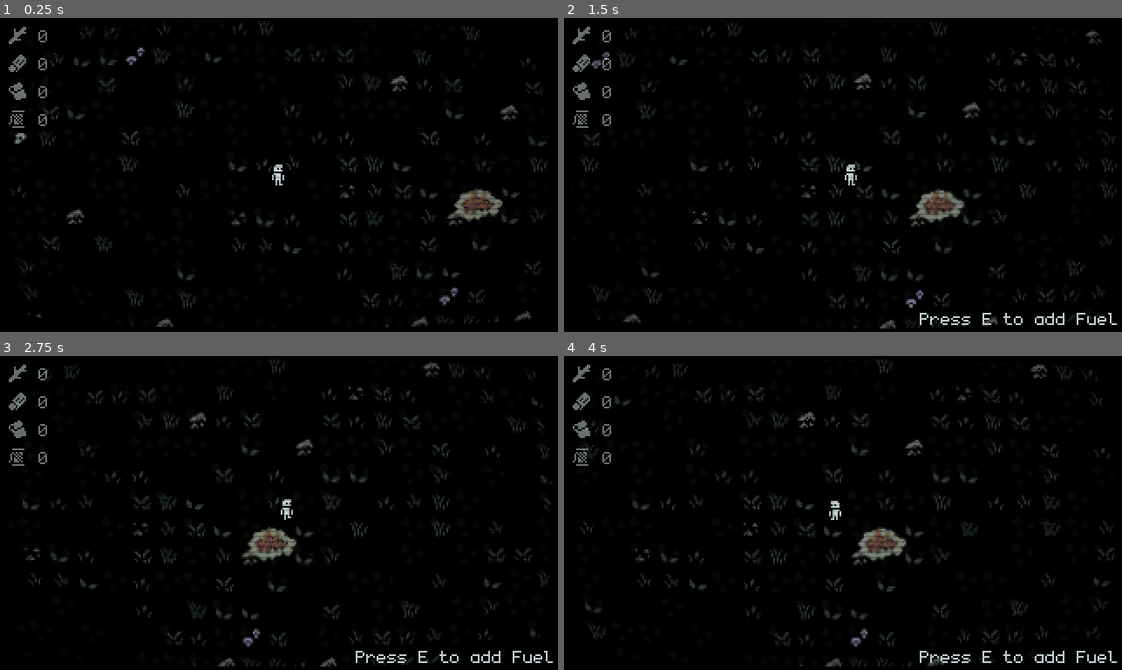
Above: before the commit, frames 1-4 (two rows, left to right).
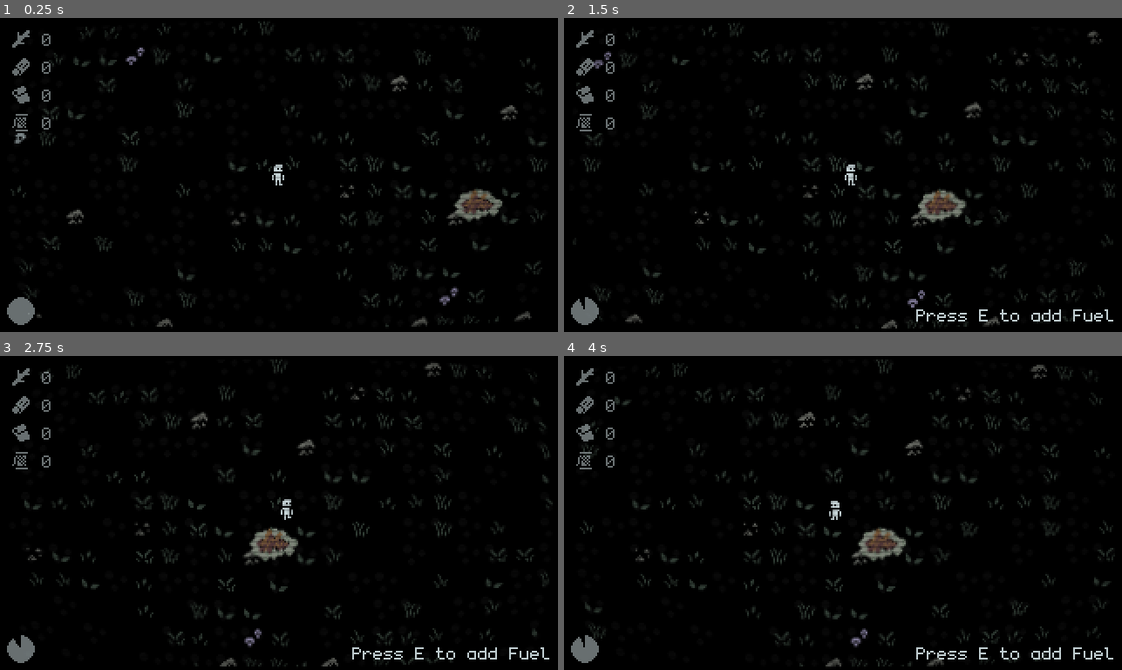
Above: after the commit, the same moments.

Repository: WirelessNine/Lone-Island
Game: Godot game, scene res://scenes/game/main.tscn
The game is run twice, just before and just after one commit, with the same random seed, the same clock (stepped at 60 frames per second) and the same inputs.
Inputs (mouse positions are in pixels of both pictures, inside the frame that each line leads up to):
- Up to frame 1 (0.25 s): no input
- Up to frame 2 (1.5 s): tap Enter (ui_accept) at 0.5, 0.77 s; move the mouse to (965, 159) at 0.52 s; hold D (right) 0.53-1.25 s; hold Shift (sprint) 0.53-1.25 s; click (965, 159) at 0.67 s; tap E (interact) at 1.25 s; drag from (731, 190) to (949, 200) at 1.27 s
- Up to frame 3 (2.75 s): tap E (interact) at 2 s; move the mouse to (334, 443) at 2.02 s; hold D (right) from 2.03 s (still down); hold Shift (sprint) from 2.03 s (still down)
- Up to frame 4 (4 s): release D (right) at 2.75 s; release Shift (sprint) at 2.75 s; tap E (interact) at 2.75, 3.5 s; drag from (815, 575) to (675, 465) at 2.77 s; move the mouse to (1010, 560) at 3.52 s; hold A (left) from 3.53 s (still down); hold Shift (sprint) from 3.53 s (still down); tap Alt at 3.6 s; tap Enter (ui_accept) at 3.77 s

The runs differ from the first frame. In frame 1, 0.9% of the frame differs, in the area x 1-10%, y 2-98%; in frame 2, 4.8%; in frame 3, 4.9%, in the area x 1-100%, y 1-99%; in frame 4, 1.4%.

Commit message:
Add stamina bar

Diff:
--- /dev/null
+++ b/resources/atlases/ui/sprint_progress.tres
@@ -0,0 +1,7 @@
+[gd_resource type="AtlasTexture" format=3 uid="uid://c11s2514vdqms"]
+
+[ext_resource type="Texture2D" uid="uid://brxqwial12me1" path="res://assets/ui.png" id="1_rhcf8"]
+
+[resource]
+atlas = ExtResource("1_rhcf8")
+region = Rect2(48, 16, 16, 16)
--- a/scenes/game/hud.gd
+++ b/scenes/game/hud.gd
@@ -7,9 +7,12 @@
 
 @onready var prompt_label: Label = %PromptLabel
 
+@onready var stamina_progress: TextureProgressBar = %Stamina
+
 
 func _ready() -> void:
 	Game.items_changed.connect(_on_items_changed)
+	Game.stamina_changed.connect(_on_stamina_changed)
 	Game.prompt_requested.connect(_on_prompt_requested)
 
 
@@ -23,3 +26,7 @@
 func _on_prompt_requested(prompt_visible: bool, text: String) -> void:
 	prompt_label.visible = prompt_visible
 	prompt_label.text = text
+
+
+func _on_stamina_changed(new_value: float) -> void:
+	stamina_progress.value = new_value
--- a/scenes/game/hud.tscn
+++ b/scenes/game/hud.tscn
@@ -3,6 +3,7 @@
 [ext_resource type="Script" uid="uid://b5bfclbxmukol" path="res://scenes/game/hud.gd" id="1_5645d"]
 [ext_resource type="Texture2D" uid="uid://brxqwial12me1" path="res://assets/ui.png" id="2_xu0sl"]
 [ext_resource type="LabelSettings" uid="uid://b86hciemkw0e0" path="res://resources/ui/label_settings.tres" id="3_8m1vl"]
+[ext_resource type="Texture2D" uid="uid://c11s2514vdqms" path="res://resources/atlases/ui/sprint_progress.tres" id="4_xu0sl"]
 
 [sub_resource type="AtlasTexture" id="AtlasTexture_6fi6k"]
 atlas = ExtResource("2_xu0sl")
@@ -26,10 +27,10 @@
 anchor_bottom = 1.0
 grow_horizontal = 2
 grow_vertical = 2
-theme_override_constants/margin_left = 2
-theme_override_constants/margin_top = 2
-theme_override_constants/margin_right = 2
-theme_override_constants/margin_bottom = 2
+theme_override_constants/margin_left = 4
+theme_override_constants/margin_top = 4
+theme_override_constants/margin_right = 4
+theme_override_constants/margin_bottom = 4
 script = ExtResource("1_5645d")
 metadata/_edit_lock_ = true
 
@@ -87,3 +88,13 @@
 text = "E to Pickup"
 label_settings = ExtResource("3_8m1vl")
 horizontal_alignment = 2
+
+[node name="Stamina" type="TextureProgressBar" parent="." unique_id=887055266]
+unique_name_in_owner = true
+modulate = Color(1, 1, 1, 0.54901963)
+layout_mode = 2
+size_flags_horizontal = 0
+size_flags_vertical = 8
+value = 79.0
+fill_mode = 4
+texture_progress = ExtResource("4_xu0sl")
--- a/scenes/world/player.gd
+++ b/scenes/world/player.gd
@@ -3,15 +3,33 @@
 
 const WALK_SPEED: float = 70.0
 const SPRINT_SPEED: float = 90.0
+const STAMINA_MULTIPLIER: float = 15.0
+
+var stamina: float = 100.0
+var is_exhausted: bool = false
 
 @onready var sprite: AnimatedSprite2D = %Sprite
 
 
-func _physics_process(_delta: float) -> void:
+func _physics_process(delta: float) -> void:
 	var input_vector: Vector2 = Input.get_vector(&"left", &"right", &"up", &"down")
 
 	var is_sprinting: bool = Input.is_action_pressed(&"sprint")
-	var speed: float = SPRINT_SPEED if is_sprinting else WALK_SPEED
+
+	var speed: float = WALK_SPEED
+
+	is_exhausted = stamina <= 0
+
+	if is_sprinting and not is_exhausted and velocity:
+		speed = SPRINT_SPEED
+		stamina = clampf(stamina - delta * STAMINA_MULTIPLIER, 0.0, 100.0)
+
+	if not (is_sprinting and velocity):
+		stamina = clampf(stamina + delta * STAMINA_MULTIPLIER, 0.0, 100.0)
+
+	print(speed)
+
+	Game.stamina_changed.emit(stamina)
 
 	velocity = speed * input_vector
 
@@ -23,7 +41,7 @@
 	if velocity == Vector2.ZERO:
 		sprite.play(&"idle")
 	else:
-		if is_sprinting:
+		if is_sprinting and not is_exhausted:
 			sprite.play(&"sprint")
 		else:
 			sprite.play(&"walk")
--- a/scripts/game.gd
+++ b/scripts/game.gd
@@ -1,6 +1,7 @@
 extends Node
 
 signal items_changed
+signal stamina_changed(new_value: float)
 signal prompt_requested(visible: bool, text: String)
 
 enum Item {
Binary file changed: assets/ui.png
Not shown, changed: kanban_tasks_data.kanban
